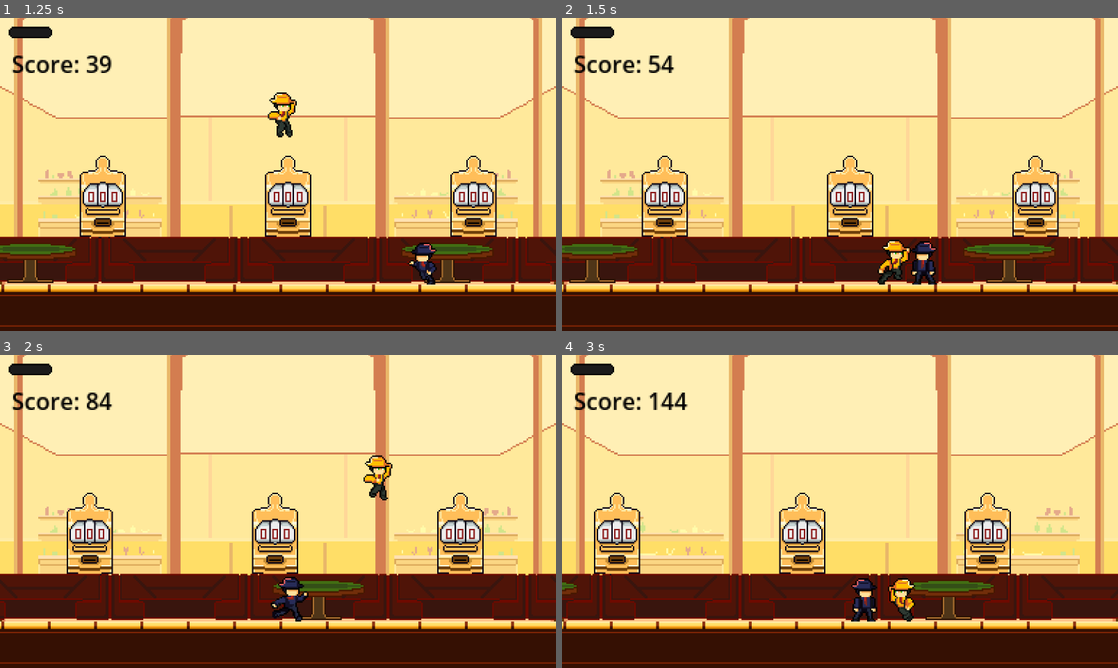
Above: before the commit, frames 1-4 (two rows, left to right).
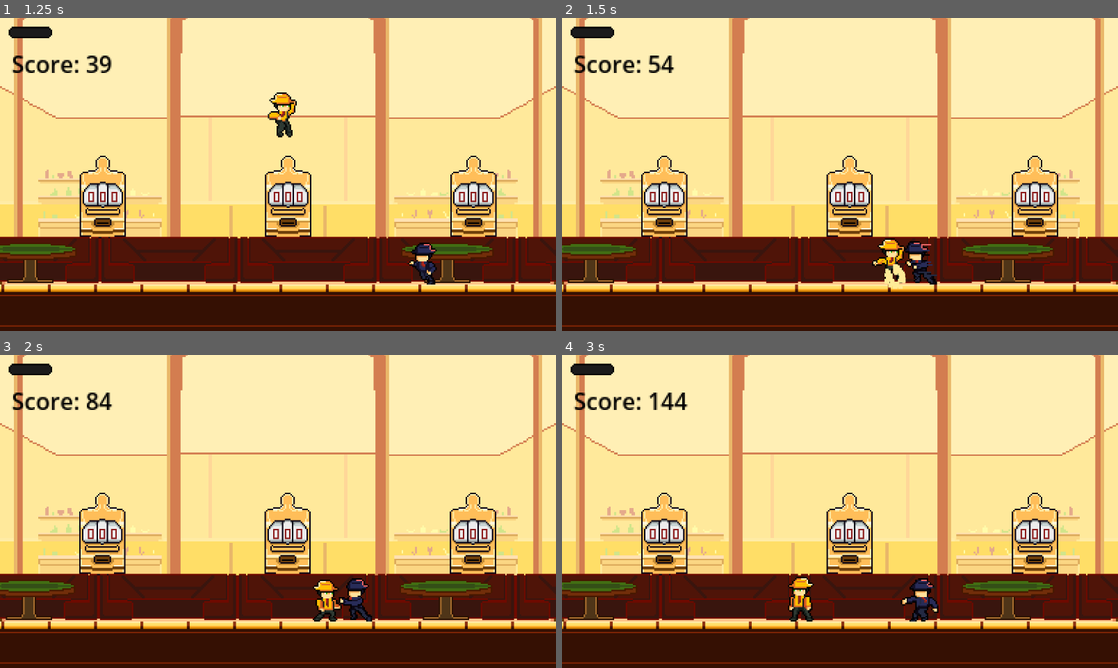
Above: after the commit, the same moments.

Repository: Ruilesser/GamePop
Game: Godot game, scene res://scenes/game/Start_Menu.tscn
The game is run twice, just before and just after one commit, with the same random seed, the same clock (stepped at 60 frames per second) and the same inputs.
Inputs:
- Up to frame 1 (1.25 s): click "Play Game!" at 0.5 s
- Up to frame 2 (1.5 s): tap Enter (ui_accept) at 1.25 s; hold Right (ui_right) from 1.28 s (still down)
- Up to frame 3 (2 s): keep holding Right (ui_right); tap Enter (ui_accept) at 1.52 s
- Up to frame 4 (3 s): tap Enter (ui_accept) at 2.27 s; release Right (ui_right) at 2.78 s; hold Left (ui_left) from 2.78 s (still down)

Frame 1 is identical in both runs. In frame 2, 3.4% of the frame differs, in the area x 0-100%, y 44-87%; in frame 3, 11%; in frame 4, 17%, in the area x 0-99%, y 44-86%.

Commit message:
ENEMIES ATTACK NOW

Diff:
--- a/scenes/enemies/basic/BasicEnemy.gd
+++ b/scenes/enemies/basic/BasicEnemy.gd
@@ -26,12 +26,18 @@
 			chase_player(player)
 		else:
 			velocity.x = 0
+			await %Combat.process_attacking(5, "player")
 
 
 		if (velocity.x == 0):
 			%AnimatedSprite2D.play("idle")
 		else:
+			var hitbox_distance = abs(%Hitbox.position.x - %StandingCol.position.x)
 			%AnimatedSprite2D.flip_h = (velocity.x < 0)
+			if (velocity.x > 0):
+				%Hitbox.position.x = %StandingCol.position.x + hitbox_distance
+			else:
+				%Hitbox.position.x = %StandingCol.position.x - hitbox_distance
 			%AnimatedSprite2D.play("run")
 	move_and_slide()
 
--- a/scenes/enemies/basic/BasicEnemy.tscn
+++ b/scenes/enemies/basic/BasicEnemy.tscn
@@ -10,6 +10,8 @@
 [ext_resource type="Script" path="res://scenes/player/Animator.gd" id="8_7ltfd"]
 [ext_resource type="PackedScene" uid="uid://dfleewerb4fl" path="res://scenes/util/health/Health.tscn" id="9_bh47x"]
 [ext_resource type="PackedScene" uid="uid://cntal7mo8v4s7" path="res://scenes/util/stun/Stun.tscn" id="10_5nl6t"]
+[ext_resource type="PackedScene" uid="uid://cru8xaixy7tu5" path="res://scenes/util/combat/Combat.tscn" id="11_3323s"]
+[ext_resource type="PackedScene" uid="uid://db8u5g81615k5" path="res://scenes/util/hitbox/Hitbox.tscn" id="12_6v8x8"]
 
 [sub_resource type="RectangleShape2D" id="RectangleShape2D_ux3lp"]
 size = Vector2(21, 24)
@@ -228,6 +230,8 @@
 "name": &"run",
 "speed": 5.0
 }]
+
+[sub_resource type="RectangleShape2D" id="RectangleShape2D_516lg"]
 
 [node name="BasicEnemy" type="CharacterBody2D"]
 script = ExtResource("1_5wklg")
@@ -235,6 +239,7 @@
 StunPath = NodePath("Stun")
 
 [node name="StandingCol" type="CollisionShape2D" parent="."]
+unique_name_in_owner = true
 position = Vector2(2.5, 3)
 shape = SubResource("RectangleShape2D_ux3lp")
 
@@ -250,3 +255,16 @@
 
 [node name="Stun" parent="." instance=ExtResource("10_5nl6t")]
 unique_name_in_owner = true
+
+[node name="Combat" parent="." instance=ExtResource("11_3323s")]
+unique_name_in_owner = true
+
+[node name="Hitbox" parent="Combat" instance=ExtResource("12_6v8x8")]
+unique_name_in_owner = true
+position = Vector2(19, 3)
+
+[node name="CollisionShape2D" parent="Combat/Hitbox" index="0"]
+shape = SubResource("RectangleShape2D_516lg")
+disabled = false
+
+[editable path="Combat/Hitbox"]
Not shown: 1 places in scenes/enemies/basic/BasicEnemy.tscn that only renumber resources
